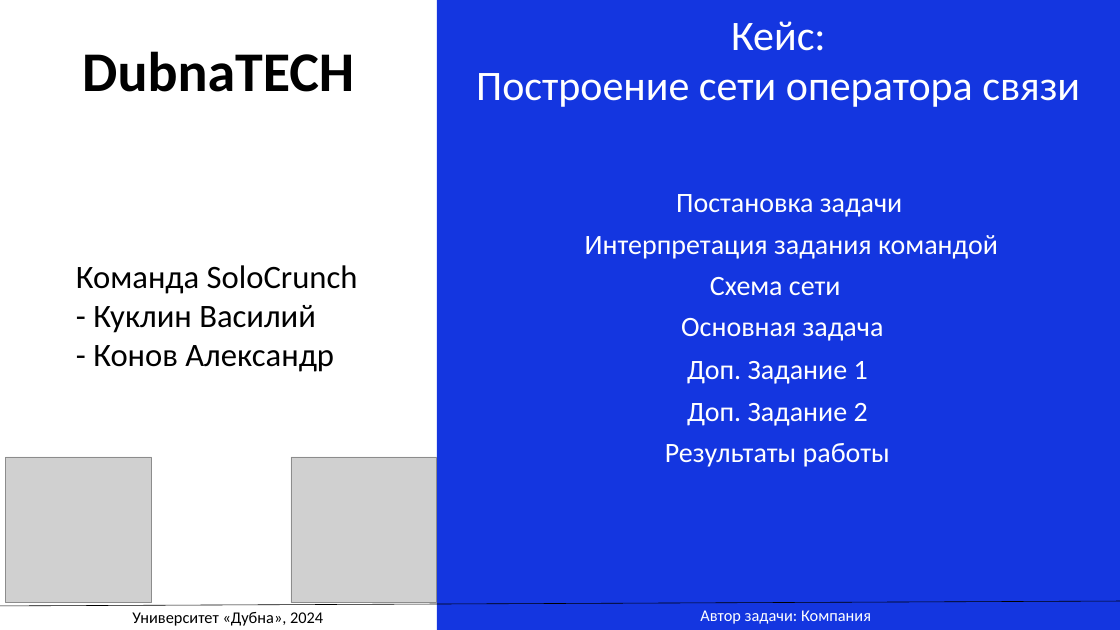
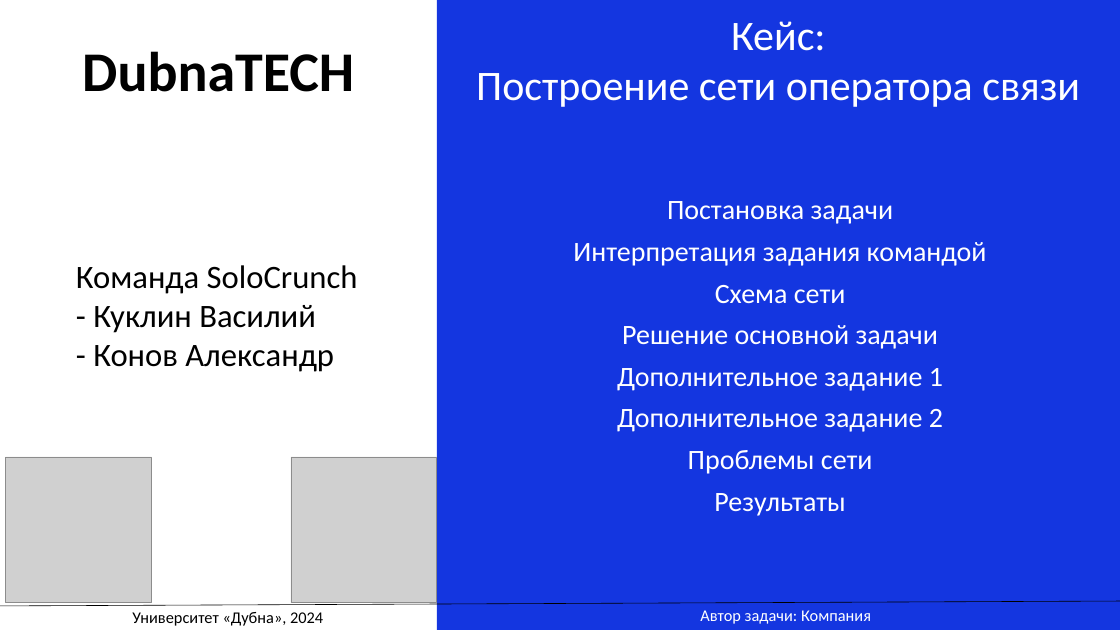
Before and after one commit to XEKAXA/DubnaTECH_SoloCrunch, a slide deck: slide 1 of Решение команды SoloCrunch.pptx. Drawn at 1120x630 pixels with LibreOffice and Linux fonts; fonts in the diff are those of the drawing; grey boxes stand for pictures. Boxes give left, top, right and bottom in pixels: in the first picture for what was removed or moved away, otherwise in the second. Text is boxed around its words. In the diff, an @@ line names an element or a change of style, - is before the commit and + after.

```diff
--- a/Решение команды SoloCrunch.pptx
+++ b/Решение команды SoloCrunch.pptx
@@ text "Постановка задачи": place and size @@
-text "Постановка задачи" at <box>676,194,902,217</box>
+text "Постановка задачи" at <box>667,201,893,224</box>
@@ text "Интерпретация задания командой": place and size @@
-text "Интерпретация задания командой" at <box>585,235,998,259</box>
+text "Интерпретация задания командой" at <box>573,242,987,266</box>
@@ alignment left to centre in 3 elements at <box>667,201,893,224</box>, <box>573,242,987,266</box>, <box>715,285,846,303</box> @@
@@ text "Схема сети": place and size @@
-text "Схема сети" at <box>710,277,841,295</box>
+text "Схема сети" at <box>715,285,846,303</box>
@@ text at <box>622,325,938,349</box>: text changed @@
-Основная задача
+Решение основной задачи
@@ text at <box>617,368,943,391</box>: text changed @@
-Доп. Задание 1
+Дополнительное задание 1
@@ text at <box>617,409,943,432</box>: text changed @@
-Доп. Задание 2
+Дополнительное задание 2
@@ text added at <box>688,450,873,474</box>, 24 pt, text #FFFFFF @@
+Проблемы сети
@@ text at <box>714,493,845,516</box>: text changed @@
-Результаты работы
+Результаты
```
Also in this commit, not shown: 4 other slides changed, 2 slides added, 1 slide removed, 12 other files.
